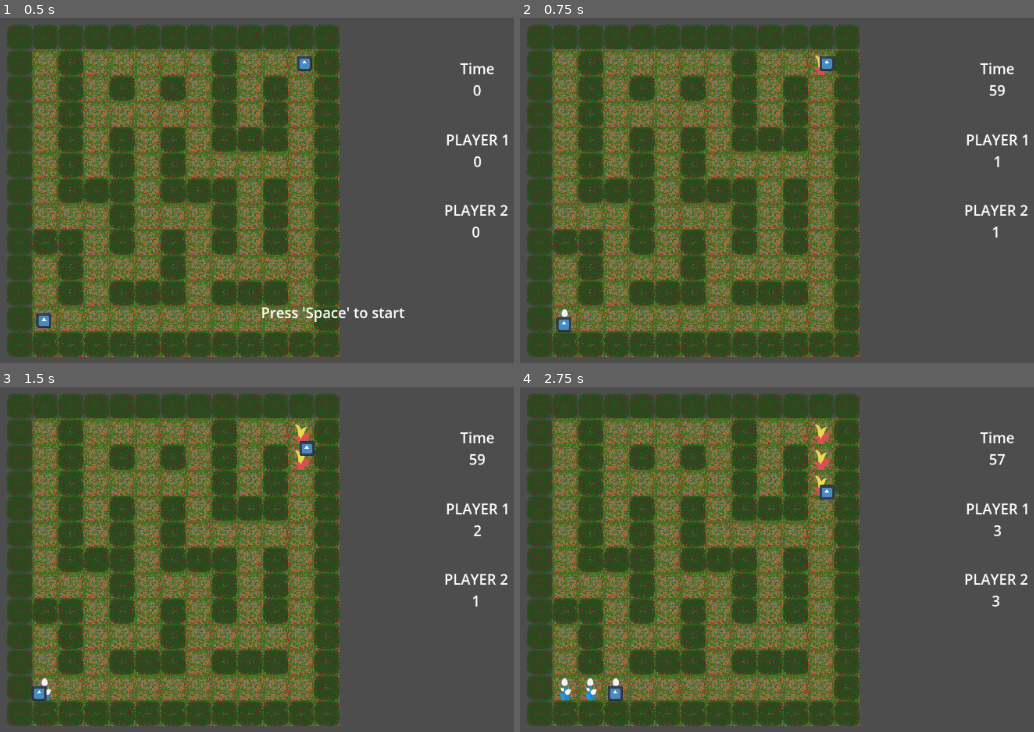
Above: before the commit, frames 1-4 (two rows, left to right).
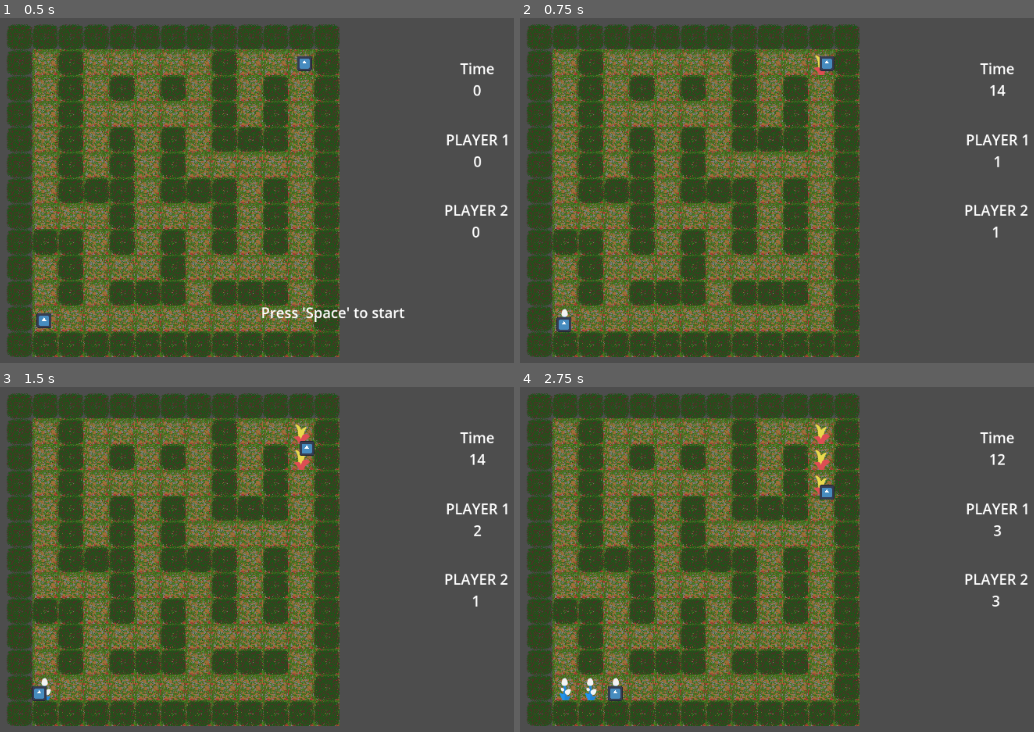
Above: after the commit, the same moments.

Repository: Pixelazation/CutTheCrop
Game: Godot game, scene res://scenes/test.tscn
Same seed, same stepped clock (60 frames per second), same inputs: the game is played once before the commit and once after it. The engine's default icon, where the game draws it, is replaced by a stand-in: a white triangle on a blue panel in a dark square.
Inputs:
- Up to frame 1 (0.5 s): no input
- Up to frame 2 (0.75 s): tap Space at 0.5 s; hold Right (p1_right) from 0.53 s (still down); hold S (p2_down) from 0.53 s (still down)
- Up to frame 3 (1.5 s): tap Space at 0.77, 1.25 s; release Right (p1_right) at 1.28 s; release S (p2_down) at 1.28 s; hold Down (p1_down) from 1.28 s (still down); tap A (p2_left) at 1.35 s
- Up to frame 4 (2.75 s): tap Space at 1.52 s; release Down (p1_down) at 2.03 s; hold Right (p1_right) from 2.03 s (still down); hold D (p2_right) from 2.03 s (still down)

Frame 1 is identical in both runs. In frame 2, less than 0.1% of the frame differs, in the area x 91-95%, y 19-23%; in frame 3, less than 0.1%; in frame 4, less than 0.1%.

Commit message:
Fixed some of my bs

Diff:
--- a/Globals.gd
+++ b/Globals.gd
@@ -1,6 +1,3 @@
 extends Node
 
 var grid_size = 11
-
-var player1_score = 0
-var player2_score = 0
--- a/scenes/player.gd
+++ b/scenes/player.gd
@@ -44,14 +44,12 @@
 
 	if (!tile_data):
 		score += 1
-		Globals.player1_score+=1
 		return
 
 	var crop = tile_data.get_custom_data("environment")
 
 	if crop != "crop1":
 		score += 1
-		Globals.player1_score+=1
 	if crop == "crop2":
 		opponent.score -= 1
 
--- a/scenes/player2.gd
+++ b/scenes/player2.gd
@@ -44,14 +44,12 @@
 
 	if (!tile_data):
 		score += 1
-		Globals.player2_score +=1
 		return
 
 	var crop = tile_data.get_custom_data("environment")
 
 	if crop != "crop2":
 		score += 1
-		Globals.player2_score +=1
 	if crop == "crop1":
 		opponent.score -= 1
 
--- a/scenes/test.tscn
+++ b/scenes/test.tscn
@@ -556,7 +556,7 @@
 offset_bottom = 31.0
 
 [node name="Timer" type="Timer" parent="UI/ClockInfo"]
-wait_time = 60.0
+wait_time = 15.0
 one_shot = true
 autostart = true
 script = ExtResource("10_yk7ts")
--- a/scenes/timer.gd
+++ b/scenes/timer.gd
@@ -5,6 +5,8 @@
 @onready var winnerPlayer2 = $"../../GameResultsPopup/WinnerPlayer2"
 @onready var draw = $"../../GameResultsPopup/Draw"
 @onready var restart = $"../../StartPopup/PressSpaceToRestart"
+@onready var score1 = $"../../P1 Info/Score"
+@onready var score2 = $"../../P2 Info/Score"
 
 var game_over = false  # Flag to check if the game is over
 
@@ -22,9 +24,9 @@
 		get_tree().reload_current_scene()
 
 func show_results():
-	if Globals.player1_score > Globals.player2_score:
+	if int(score1.text) > int(score2.text):
 		winnerPlayer1.visible = true
-	elif Globals.player1_score < Globals.player2_score:
+	elif int(score1.text) < int(score2.text):
 		winnerPlayer2.visible = true
 	else:
 		draw.visible = true
